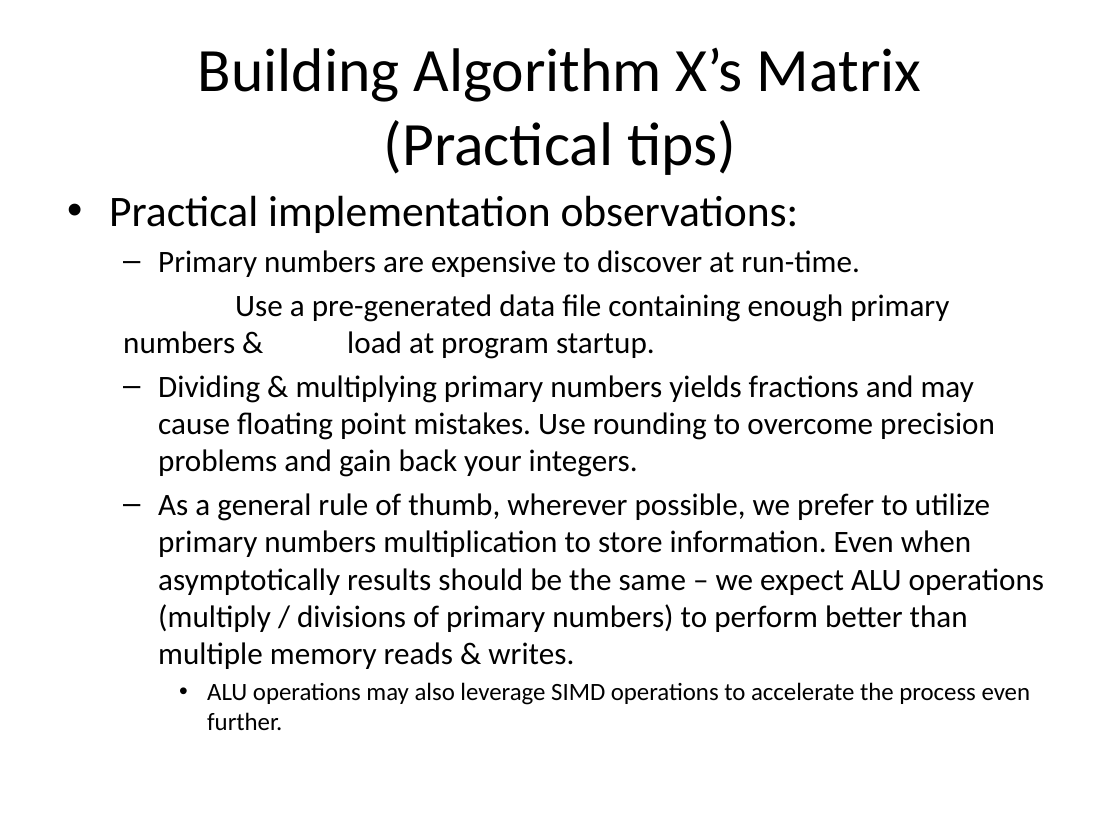
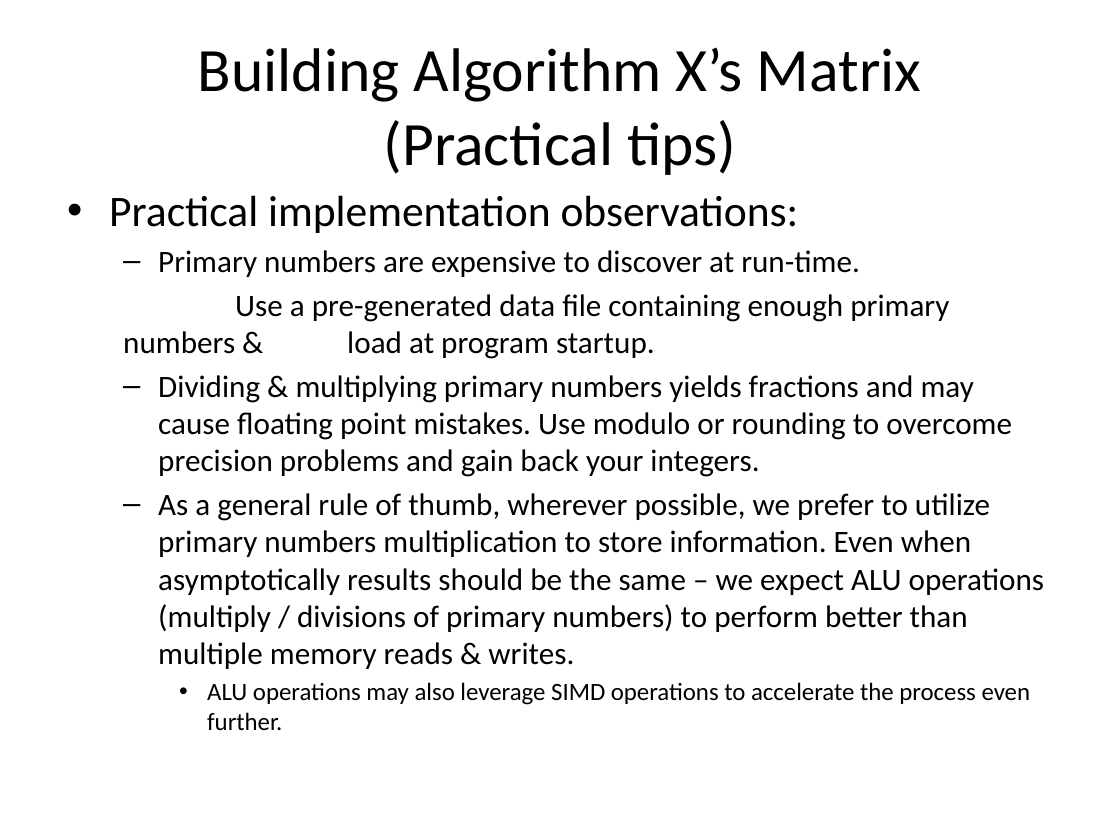
Before and after one commit to orperel/DecomposeForPacking, a slide deck: slide 47 of DecomposeForPacking/docs/Decompose for Packing - Summary and Extensions.pptx (slide 38 before the commit). Drawn at 1120x840 pixels with LibreOffice and Linux fonts; fonts in the diff are those of the drawing. Boxes give left, top, right and bottom in pixels: in the first picture for what was removed or moved away, otherwise in the second. Text is boxed around its words. In the diff, an @@ line names an element or a change of style, - is before the commit and + after.

```diff
--- a/DecomposeForPacking/docs/Decompose for Packing - Summary and Extensions.pptx
+++ b/DecomposeForPacking/docs/Decompose for Packing - Summary and Extensions.pptx
@@ text at (158,375,1012,477): text changed @@
-  – Dividing & multiplying primary numbers yields fractions and may cause floating point mistakes. Use rounding to overcome precision problems and gain back your integers.
+  – Dividing & multiplying primary numbers yields fractions and may cause floating point mistakes. Use modulo or rounding to overcome precision problems and gain back your integers.
```
Also in this commit, not shown: 15 other slides changed, 13 slides added, 2 slides removed, 15 other files.
